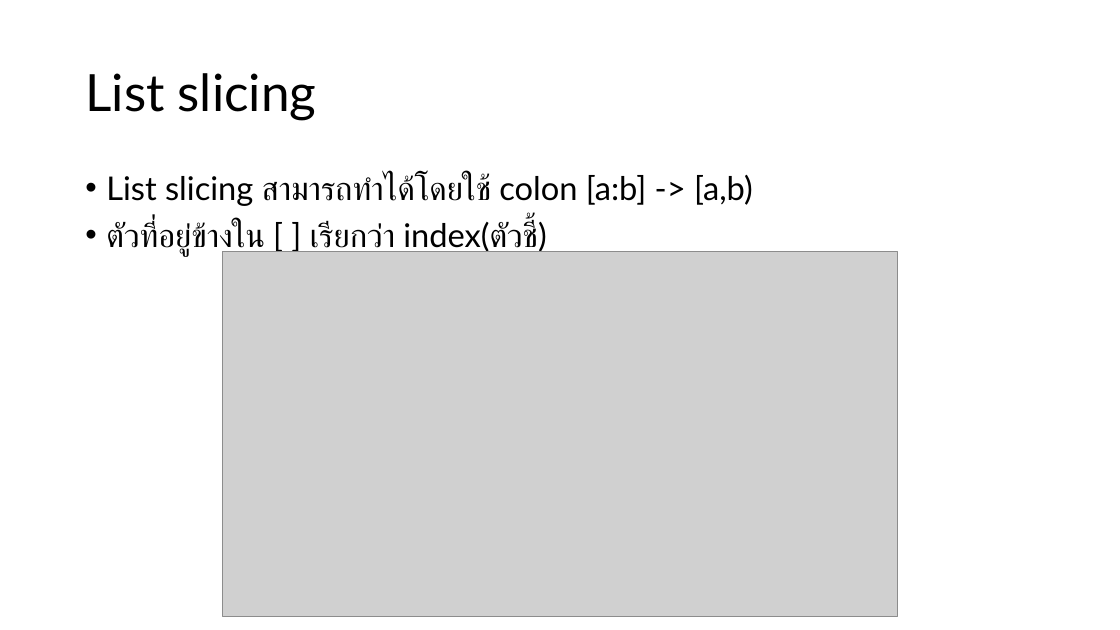
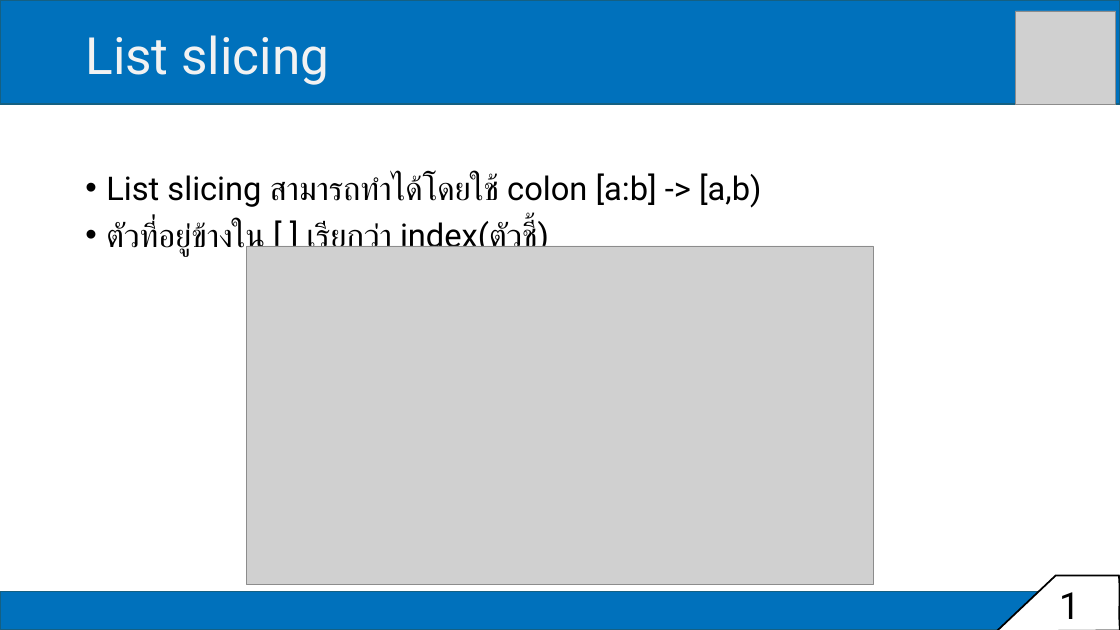
Before and after one commit to tohnperfect/Course-DS-Programming-and-Data-Viz, a slide deck: slide 11 of PPT/Class period 1.pptx. Drawn at 1120x630 pixels with LibreOffice and Linux fonts; fonts in the diff are those of the drawing; grey boxes stand for pictures. Boxes give left, top, right and bottom in pixels: in the first picture for what was removed or moved away, otherwise in the second. Text is boxed around its words. In the diff, an @@ line names an element or a change of style, - is before the commit and + after.

```diff
--- a/PPT/Class period 1.pptx
+++ b/PPT/Class period 1.pptx
@@ rectangle added at <box>0,0,1120,104</box>, fill #0071BC, outline #156082 1.5 pt @@
@@ title "List slicing": place and size @@
-title "List slicing" at <box>85,73,317,120</box>
+title "List slicing" at <box>85,35,329,85</box>
@@ title "List slicing" at <box>85,35,329,85</box>: font Lato to Roboto, text colour #000000 to #F2F2F2 @@
@@ picture added at <box>1016,11,1117,104</box> @@
@@ text "List slicing สามารถทำได้โดยใช้ colon [a:b] ..." at <box>106,173,762,256</box>: font Lato to Roboto @@
@@ picture: place and size @@
-picture at <box>223,251,897,616</box>
+picture at <box>247,246,874,585</box>
@@ rectangle added at <box>0,592,1120,630</box>, fill #0071BC, outline #156082 1.5 pt @@
@@ freeform shape added at <box>996,576,1120,630</box>, fill #FFFFFF, outline #000000 1.5 pt @@
@@ text added at <box>1051,578,1102,630</box>, 32 pt, text #000000 @@
+11
```
Also in this commit, not shown: 16 other slides changed, 2 other files.
